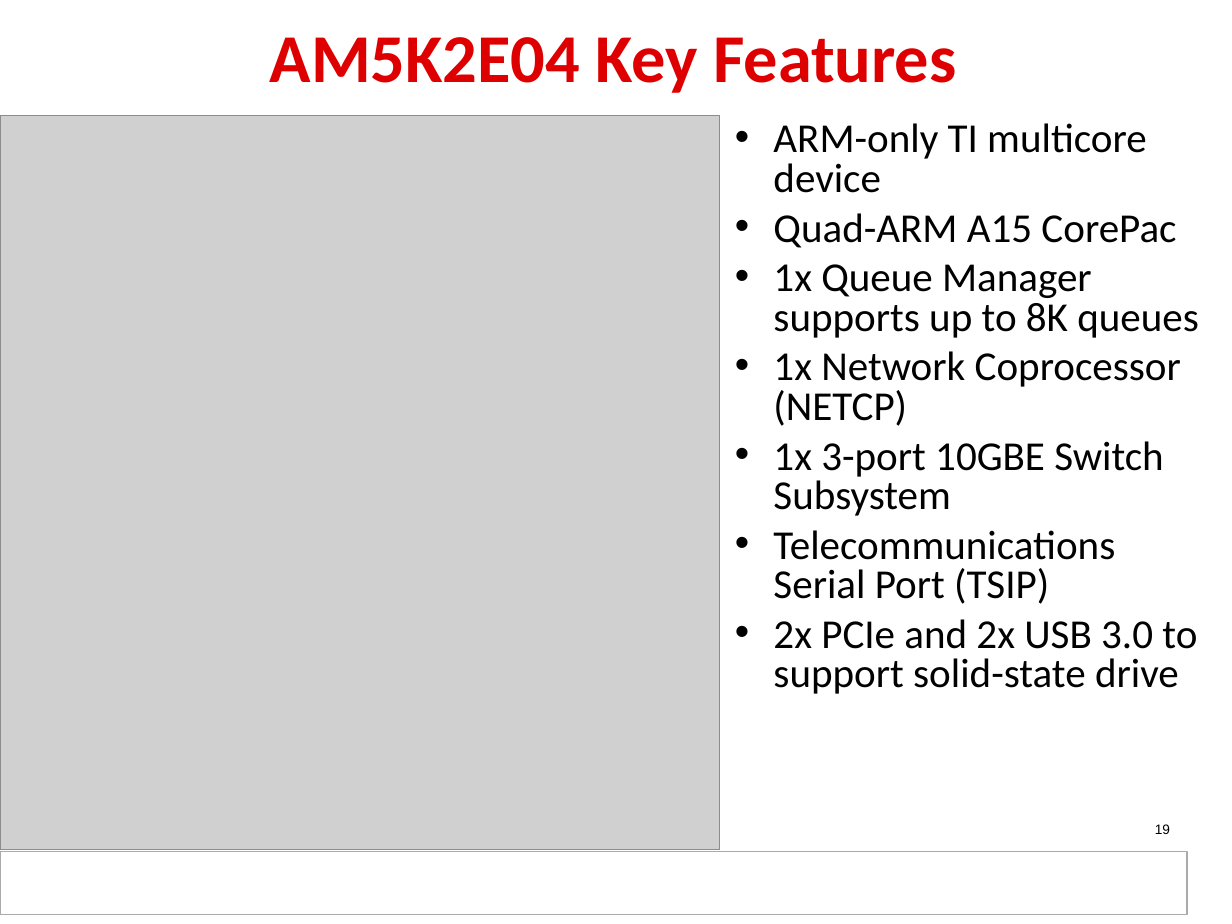
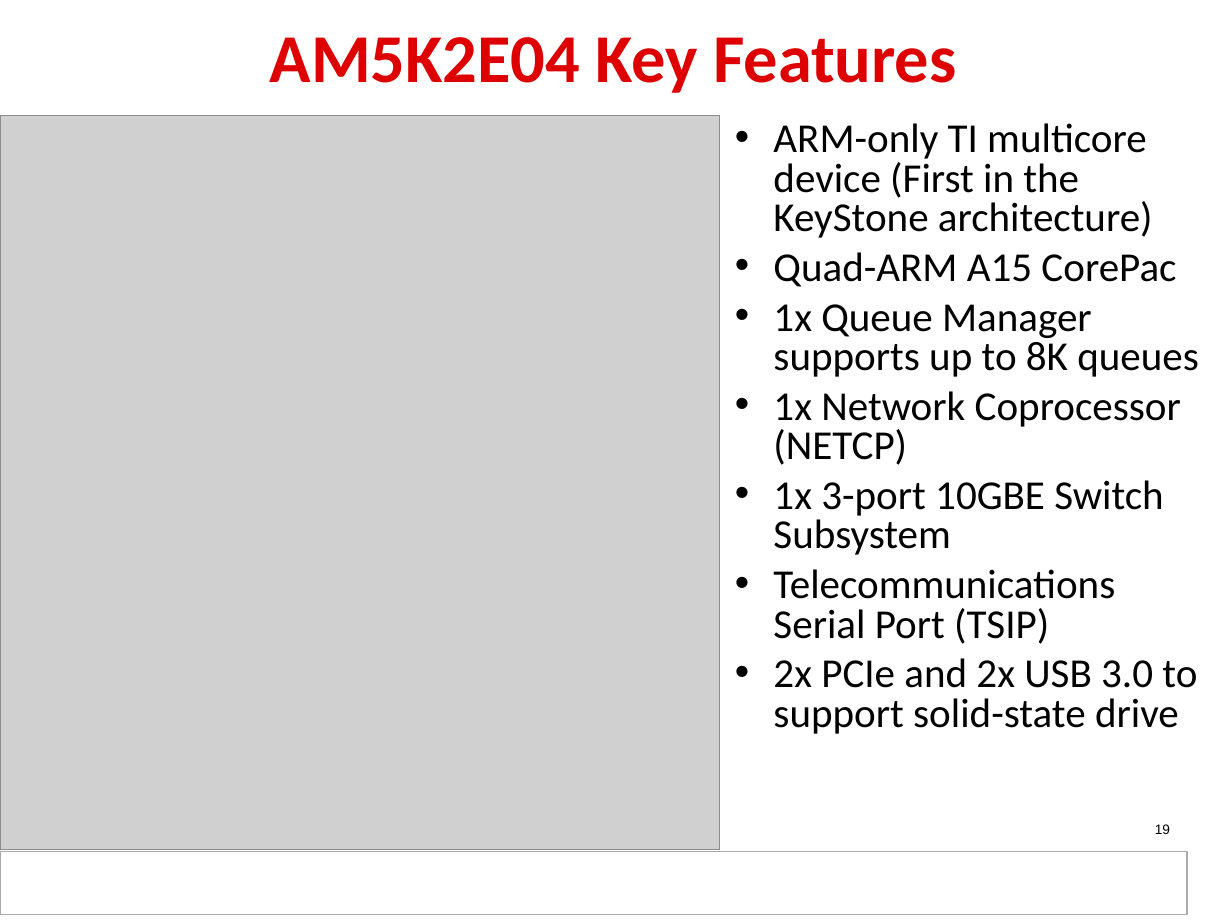
Before and after one commit to hari1989/keystone-workshop, a slide deck: slide 19 of slides/KeyStone_Edison.pptx. Drawn at 1232x924 pixels with LibreOffice and Linux fonts; fonts in the diff are those of the drawing; grey boxes stand for pictures; background and template pictures are left out. Boxes give left, top, right and bottom in pixels: in the first picture for what was removed or moved away, otherwise in the second. Text is boxed around its words. In the diff, an @@ line names an element or a change of style, - is before the commit and + after.

```diff
--- a/slides/KeyStone_Edison.pptx
+++ b/slides/KeyStone_Edison.pptx
@@ text at bbox=[773, 123, 1153, 238]: text changed @@
-  • ARM-only TI multicore device
+  • ARM-only TI multicore device (First in the KeyStone architecture)
```
Also in this commit, not shown: 12 other slides changed.
